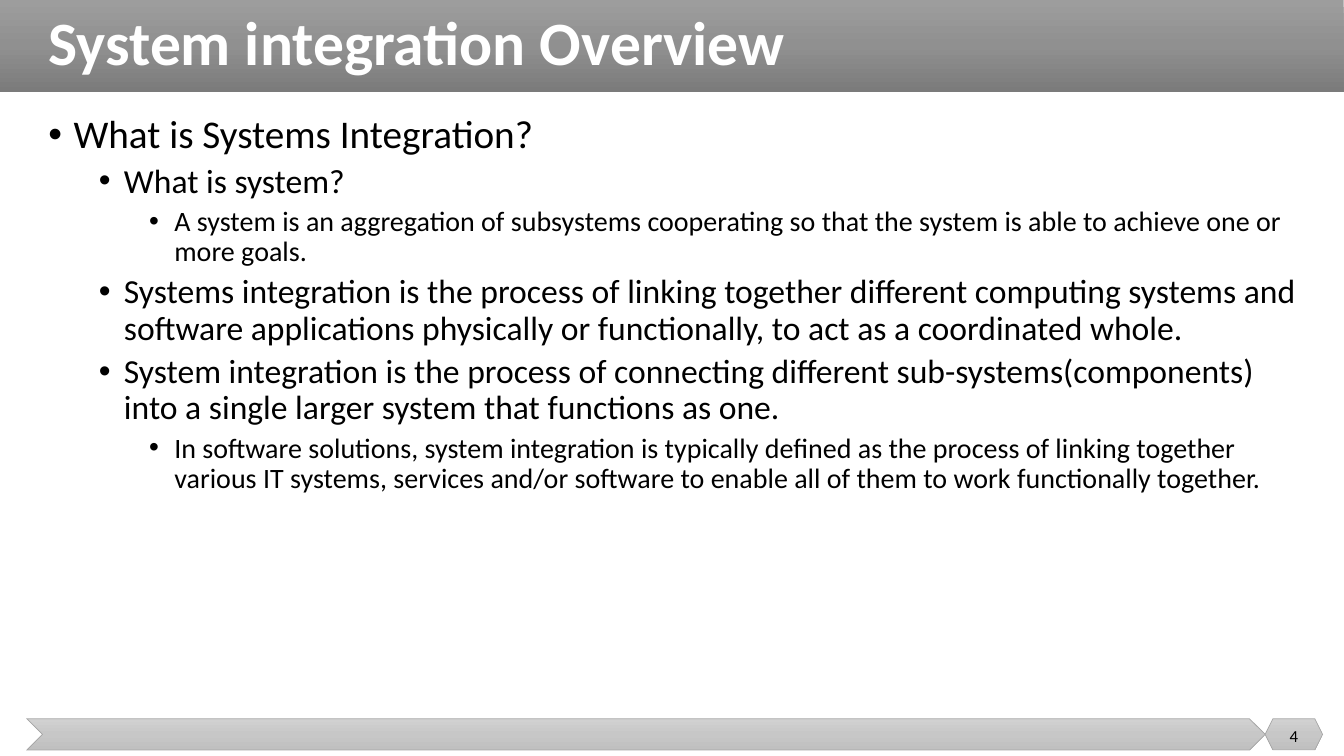
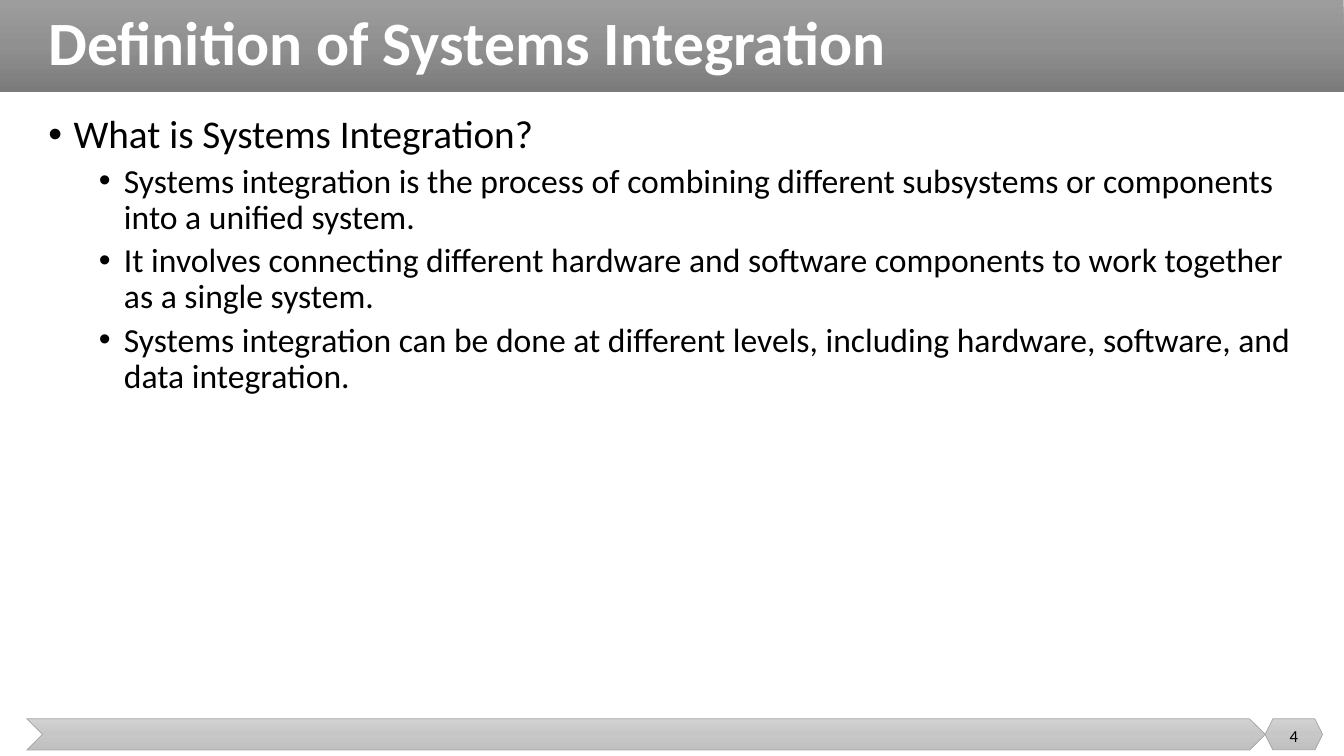
Before and after one commit to malenezi/malenezi, a slide deck: slide 4 of SE495/Lectures/1-Introduction/Introduction.pptx. Drawn at 1344x756 pixels with LibreOffice and Linux fonts; fonts in the diff are those of the drawing. Boxes give left, top, right and bottom in pixels: in the first picture for what was removed or moved away, otherwise in the second. Text is boxed around its words. In the diff, an @@ line names an element or a change of style, - is before the commit and + after.

```diff
--- a/SE495/Lectures/1-Introduction/Introduction.pptx
+++ b/SE495/Lectures/1-Introduction/Introduction.pptx
@@ title at (48, 22, 886, 75): text changed @@
-System integration Overview
+Definition of Systems Integration
@@ text at (124, 169, 1289, 394): text changed @@
-  • What is system?
-    • A system is an aggregation of subsystems cooperating so that the system is able to achieve one or more goals.
-  • Systems integration is the process of linking together different computing systems and software applications physically or functionally, to act as a coordinated whole.
-  • System integration is the process of connecting different sub-systems(components) into a single larger system that functions as one.
-    • In software solutions, system integration is typically defined as the process of linking together various IT systems, services and/or software to enable all of them to work functionally together.
+  • Systems integration is the process of combining different subsystems or components into a unified system.
+  • It involves connecting different hardware and software components to work together as a single system.
+  • Systems integration can be done at different levels, including hardware, software, and data integration.
```
Also in this commit, not shown: 14 other slides changed, 17 slides added, 14 slides removed, 2 other files.
